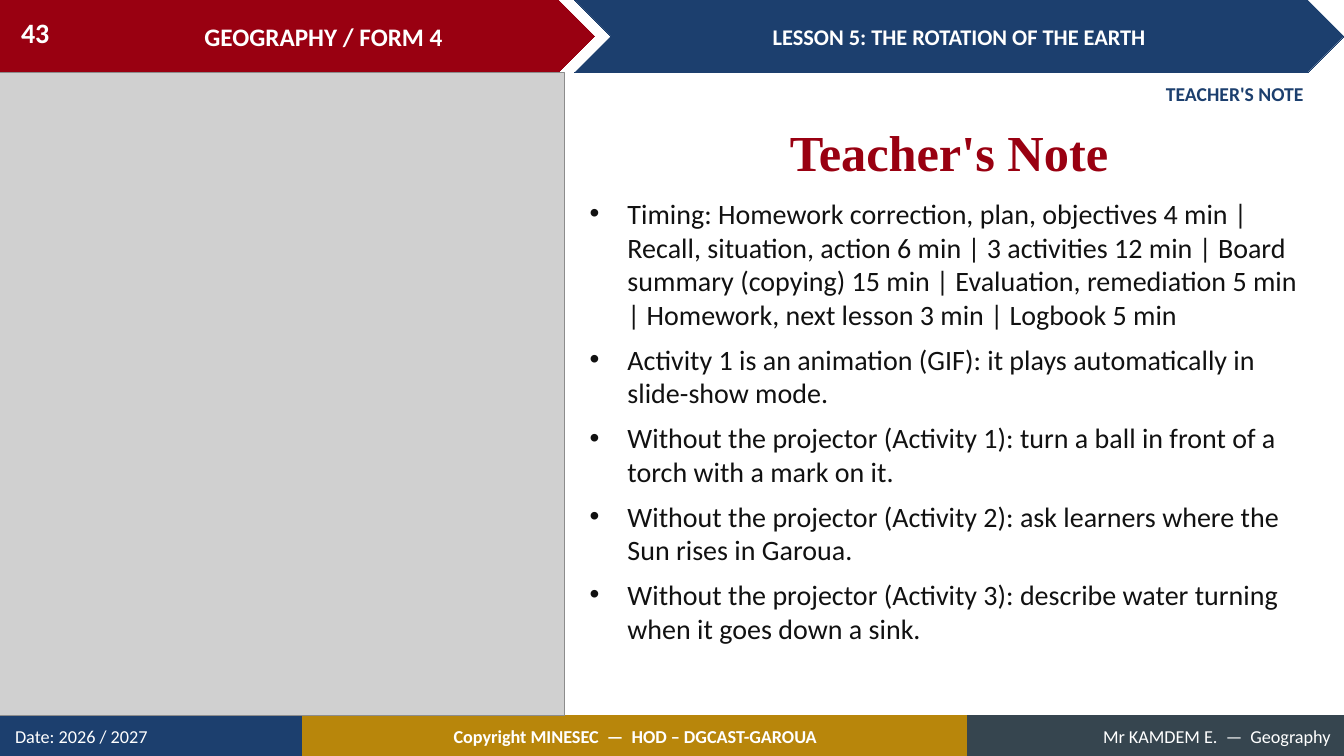
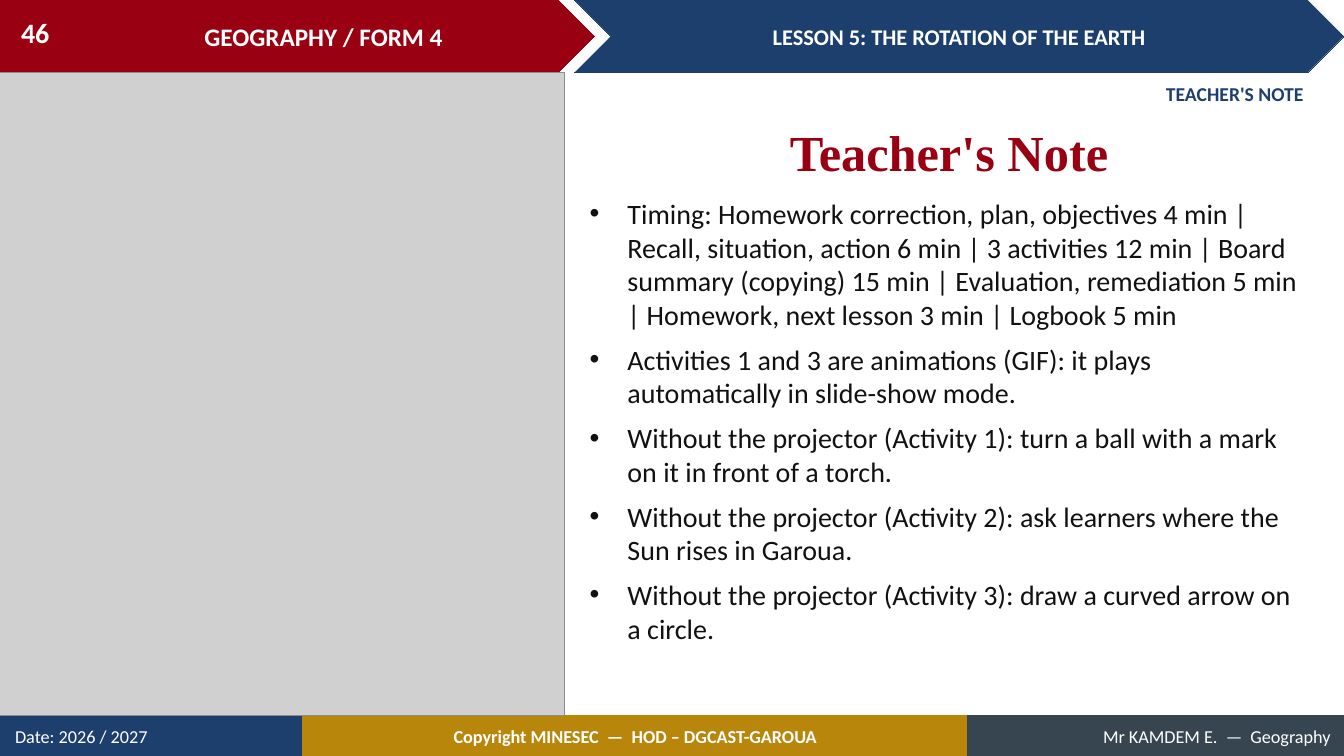
Before and after one commit to Berthautk/linea-github, a slide deck: slide 46 of lecons/F3/08_FORM4_LESSON05_Rotation_of_the_Earth.pptx (slide 43 before the commit). Drawn at 1344x756 pixels with LibreOffice and Linux fonts; fonts in the diff are those of the drawing; grey boxes stand for pictures. Boxes give left, top, right and bottom in pixels: in the first picture for what was removed or moved away, otherwise in the second. Text is boxed around its words. In the diff, an @@ line names an element or a change of style, - is before the commit and + after.

```diff
--- a/lecons/F3/08_FORM4_LESSON05_Rotation_of_the_Earth.pptx
+++ b/lecons/F3/08_FORM4_LESSON05_Rotation_of_the_Earth.pptx
@@ page number at (21,24,49,44): text changed @@
-43
+46
@@ text at (627,349,1277,483): text changed @@
-• Activity 1 is an animation (GIF): it plays automatically in slide-show mode.
-• Without the projector (Activity 1): turn a ball in front of a torch with a mark on it.
+• Activities 1 and 3 are animations (GIF): it plays automatically in slide-show mode.
+• Without the projector (Activity 1): turn a ball with a mark on it in front of a torch.
@@ text at (627,584,1291,640): text changed @@
-• Without the projector (Activity 3): describe water turning when it goes down a sink.
+• Without the projector (Activity 3): draw a curved arrow on a circle.
```
Also in this commit, not shown: 11 other slides changed, 5 slides added, 2 slides removed, 10 other files.
